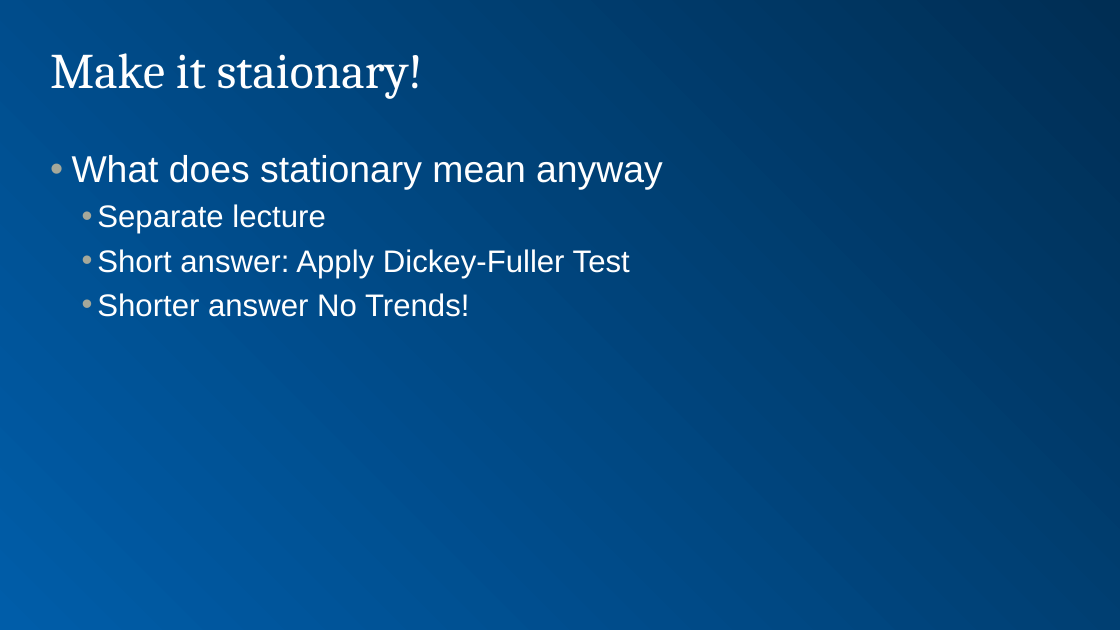
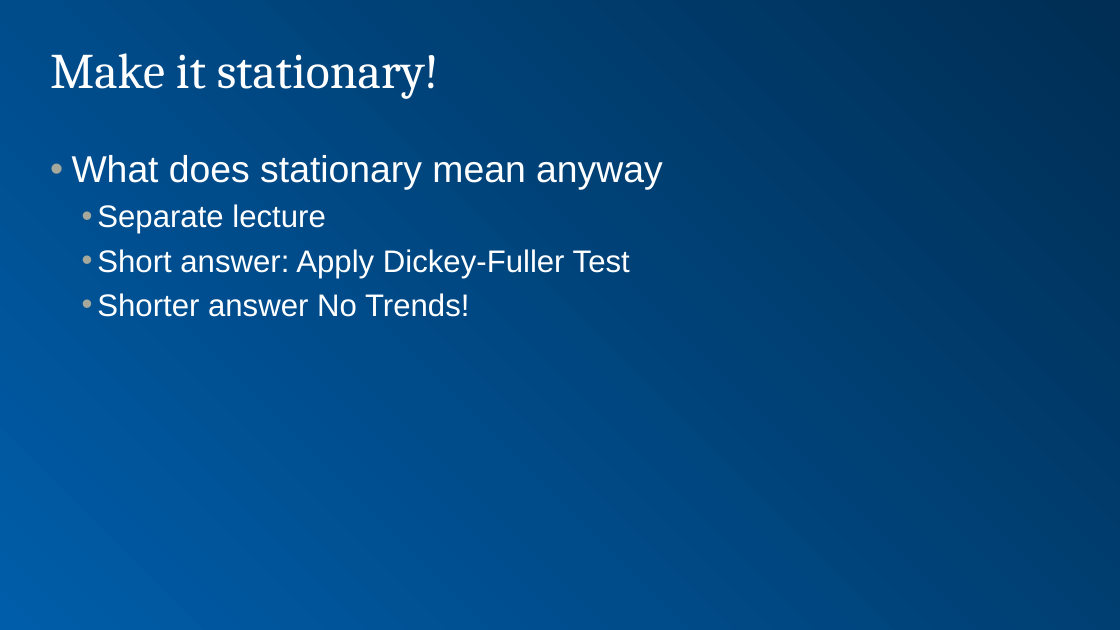
Before and after one commit to bdelahoussaye/Quantifying_case8, a slide deck: slide 7 of Week 4-2018.pptx. Drawn at 1120x630 pixels with LibreOffice and Linux fonts; fonts in the diff are those of the drawing; background and template pictures are left out. Boxes give left, top, right and bottom in pixels: in the first picture for what was removed or moved away, otherwise in the second. Text is boxed around its words. In the diff, an @@ line names an element or a change of style, - is before the commit and + after.

```diff
--- a/Week 4-2018.pptx
+++ b/Week 4-2018.pptx
@@ title at (50, 53, 439, 99): text changed @@
-Make it staionary!
+Make it stationary!
```
Also in this commit, not shown: 9 other slides changed, 1 other file.
